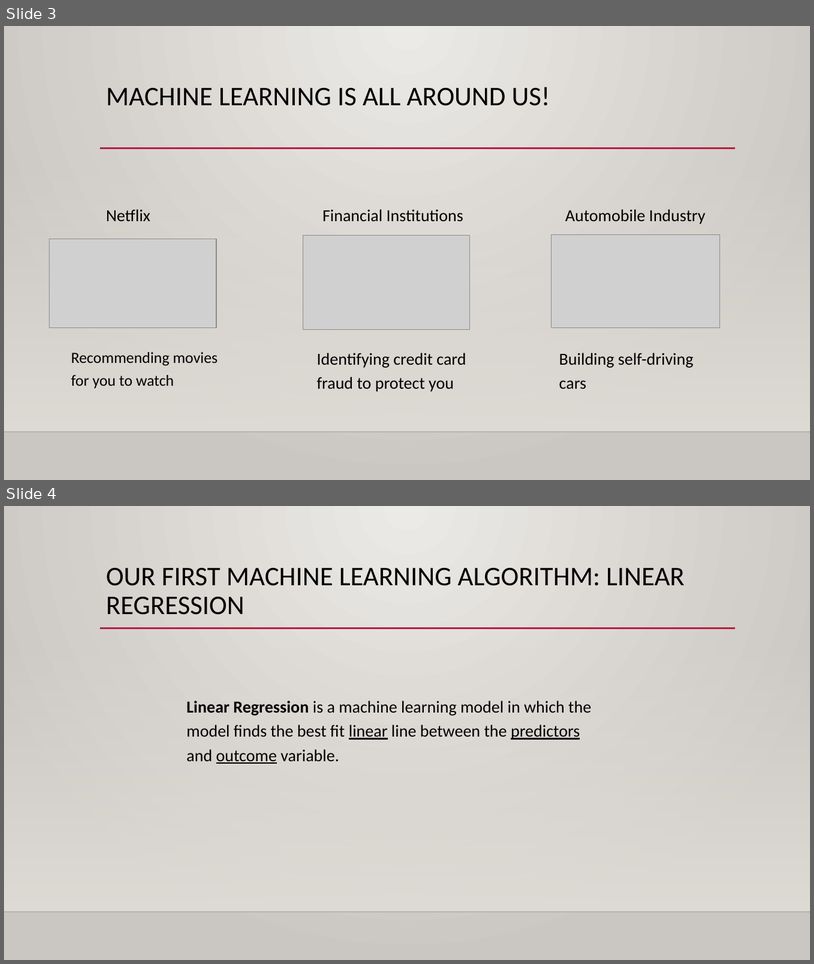
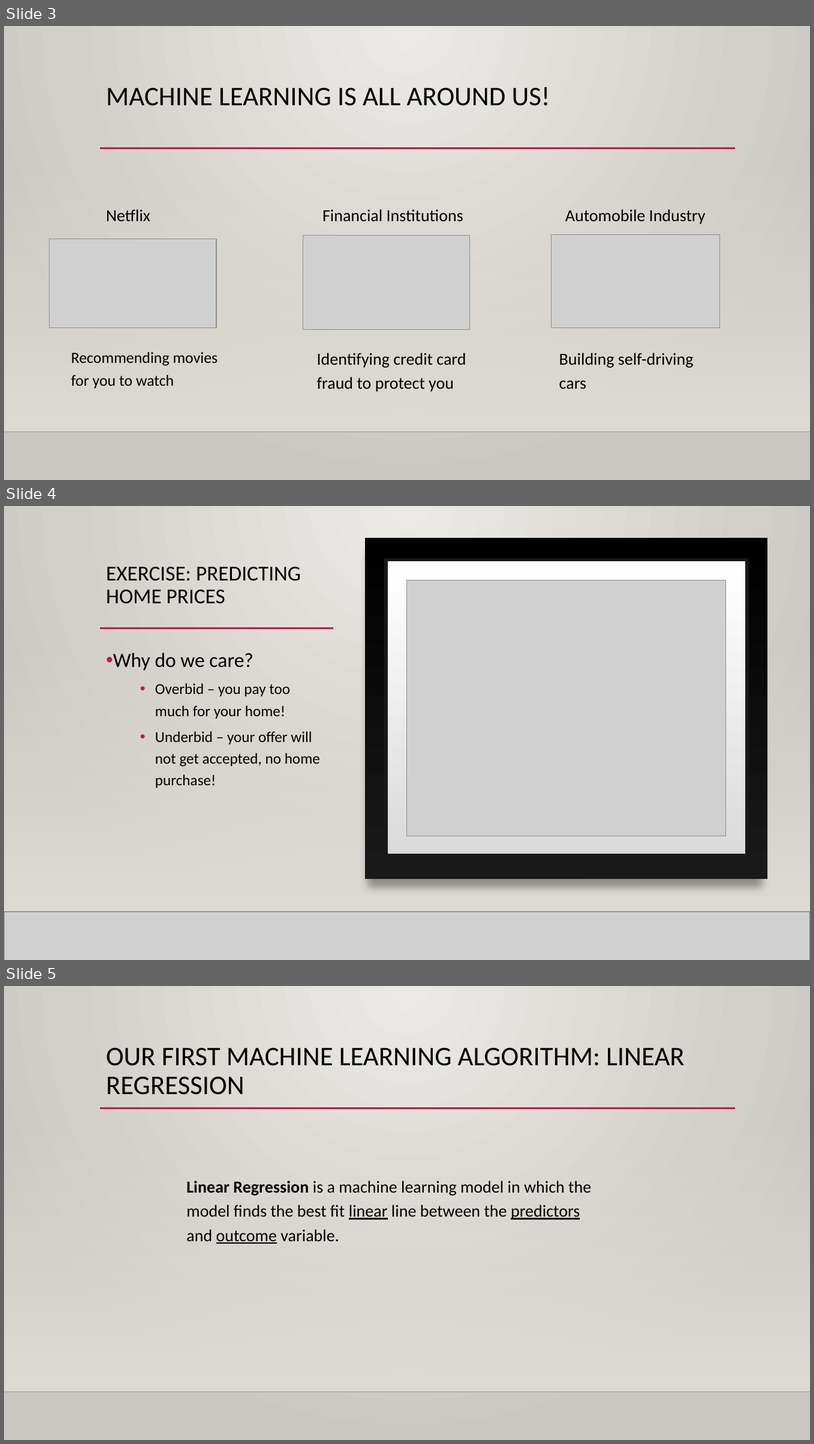
Before and after one commit to VincentLa/neumont-college, a slide deck: Machine Learning Teaching Example VLa.pptx. Shown one above the other, each under a label of ours: slides 3 and 4 before the commit, slides 3, 4 and 5 after it. The pictures are 814x964 and 814x1444 pixels, drawn with LibreOffice and Linux fonts; fonts in the diff are those of the drawing; grey boxes stand for pictures; background and template pictures are left out. Boxes give left, top, right and bottom in pixels: in the first picture for what was removed or moved away, otherwise in the second. Text is boxed around its words. In the diff, an @@ line names an element or a change of style, - is before the commit and + after.

```diff
--- a/Machine Learning Teaching Example VLa.pptx
+++ b/Machine Learning Teaching Example VLa.pptx
@@ slide 4 added at <box>4,506,810,960</box>, background gradient #ECEAE7 to #CAC7C1; not listed: 2 template elements that a slide beside it also shows @@
@@ rectangle added at <box>4,506,810,960</box>, fill gradient #ECEAE7 to #CAC7C1 @@
@@ rectangle added at <box>365,538,768,879</box>, fill gradient #000001 to #191919 @@
@@ rectangle added at <box>499,538,768,879</box>, fill gradient #000001 to #191919 @@
@@ title added at <box>106,567,301,604</box>, 25.2 pt, text #000000 @@
+EXERCISE: PREDICTING HOME PRICES
@@ rectangle added at <box>386,560,747,855</box>, fill gradient #DADADA to #FFFFFE, outline #191919 4 pt @@
@@ rectangle added at <box>519,560,747,855</box>, fill gradient #DADADA to #FFFFFE, outline #191919 4 pt @@
@@ picture added at <box>407,580,726,835</box> @@
@@ line added from (100, 628) to (736, 628), #B71E42 2.5 pt @@
@@ line added from (100, 628) to (333, 628), #B71E42 2.5 pt @@
@@ rectangle added at <box>4,640,810,912</box>, fill gradient #DFDBD5 @@
@@ rectangle added at <box>4,640,810,912</box>, fill gradient #DFDBD5 @@
@@ text added at <box>113,652,320,787</box>, 18 pt, text #000000 @@
+• Why do we care?
+  • Overbid – you pay too much for your home!
+  • Underbid – your offer will not get accepted, no home purchase!
@@ line added from (99, 714) to (465, 714), #B71E42 2.5 pt @@
@@ line added from (4, 912) to (810, 912), #000001 1 pt @@
@@ picture added at <box>4,912,810,960</box> @@
@@ line added from (4, 912) to (810, 912), #000001 1 pt @@
@@ what was slide 4 is now slide 5 @@
```
Also in this commit, not shown: 1 slide changed, 6 other slides added, 2 other files.
